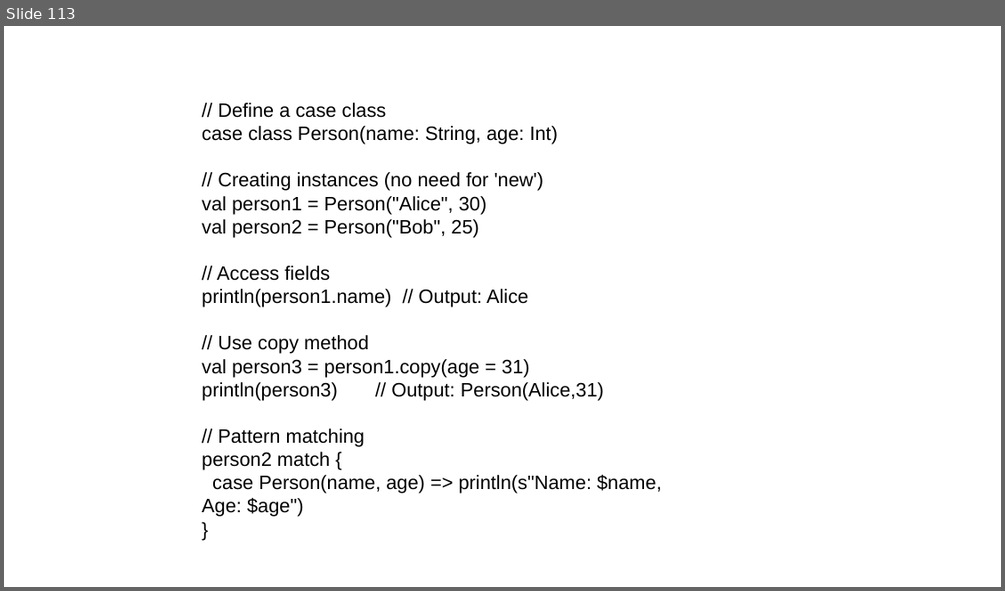
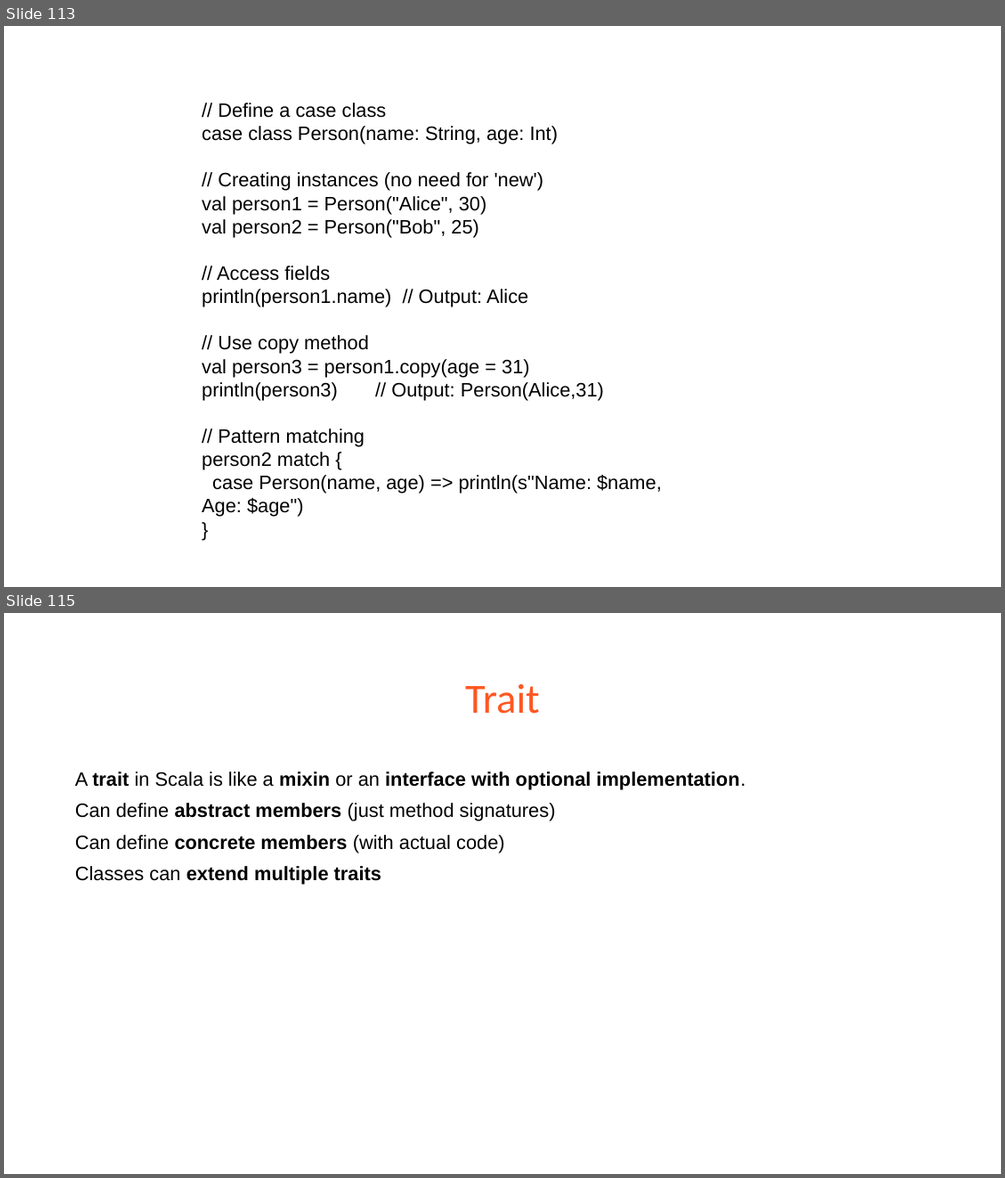
Before and after one commit to babjeereddy/scala, a slide deck: Scala.pptx. Shown one above the other, each under a label of ours: slide 113 before the commit, slides 113 and 115 after it; the slides between them are not shown. The pictures are 1005x591 and 1005x1178 pixels, drawn with LibreOffice and Linux fonts; fonts in the diff are those of the drawing. Boxes give left, top, right and bottom in pixels: in the first picture for what was removed or moved away, otherwise in the second. Text is boxed around its words. In the diff, an @@ line names an element or a change of style, - is before the commit and + after.

```diff
--- a/Scala.pptx
+++ b/Scala.pptx
@@ slide 115 added at [4,613,1001,1174], background #FFFFFF @@
@@ title added at [465,684,540,714], 30 pt, text #FF5722 @@
+Trait
@@ text added at [75,771,745,884], 14 pt, text #000000, bold @@
+A trait in Scala is like a mixin or an interface with optional implementation.
+Can define abstract members (just method signatures)
+Can define concrete members (with actual code)
+Classes can extend multiple traits
```
Also in this commit, not shown: 2 other slides added.
